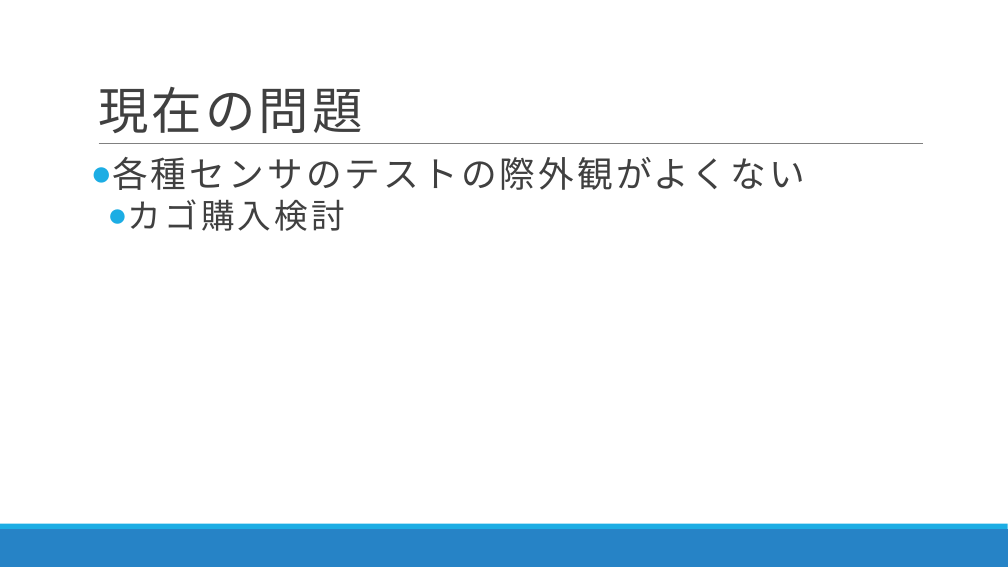
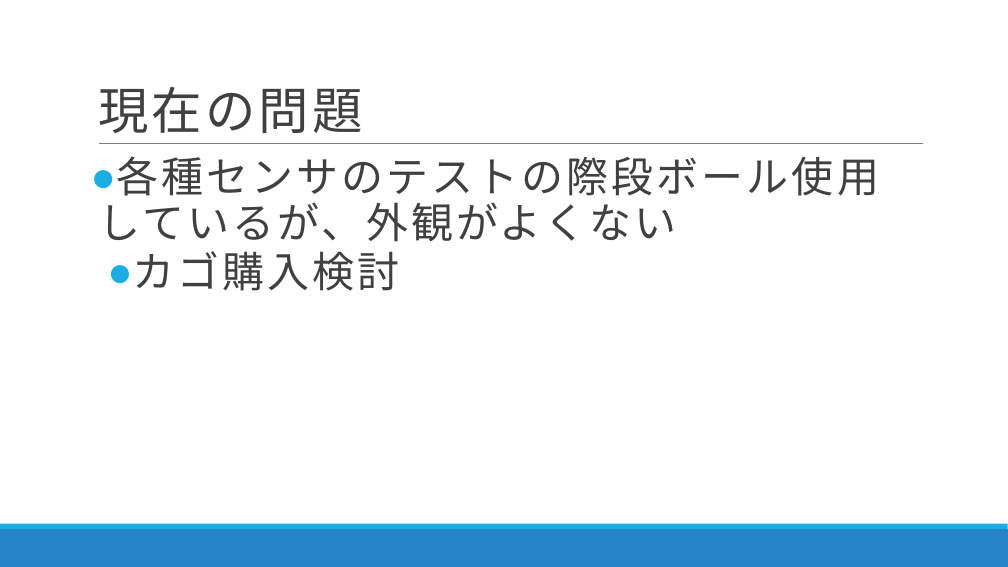
Before and after one commit to DJ956/YoloBarcodeReader, a slide deck: slide 6 of プレゼン/RapidCart20191202.pptx. Drawn at 1008x567 pixels with LibreOffice and Linux fonts; fonts in the diff are those of the drawing. Boxes give left, top, right and bottom in pixels: in the first picture for what was removed or moved away, otherwise in the second. Text is boxed around its words. In the diff, an @@ line names an element or a change of style, - is before the commit and + after.

```diff
--- a/プレゼン/RapidCart20191202.pptx
+++ b/プレゼン/RapidCart20191202.pptx
@@ text at (x1=98, y1=156, x2=879, y2=242): text changed; size 34 to 40 pt @@
-● 各種センサのテストの際外観がよくない
+● 各種センサのテストの際段ボール使用しているが、外観がよくない
@@ text at (x1=133, y1=251, x2=400, y2=291): size 32 to 40 pt in "カゴ購入検討" @@
```
Also in this commit, not shown: 3 other slides changed.
